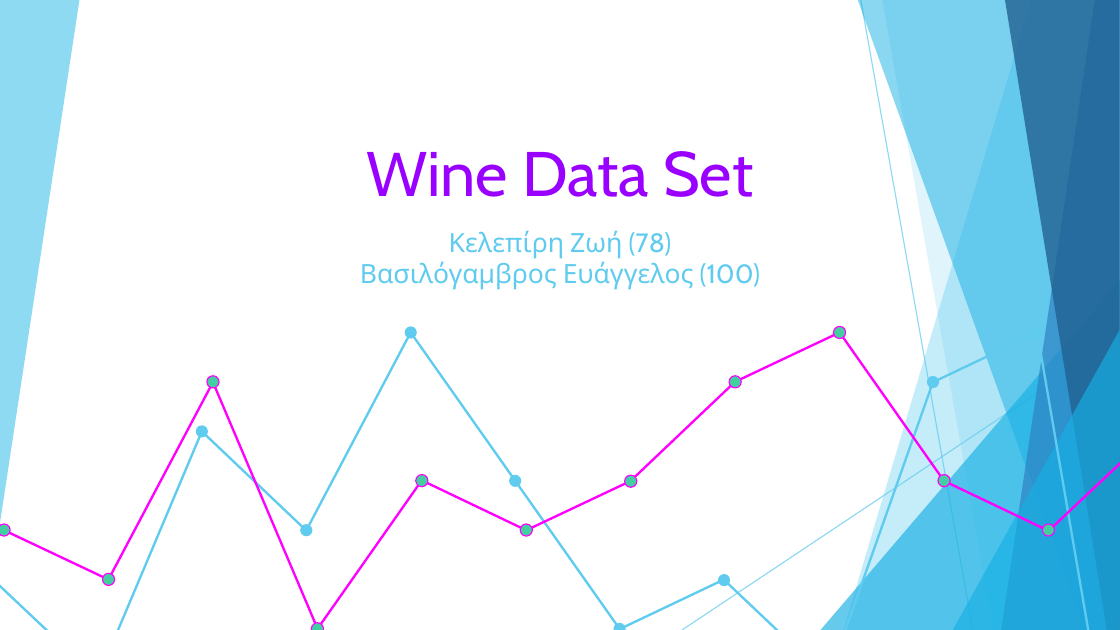
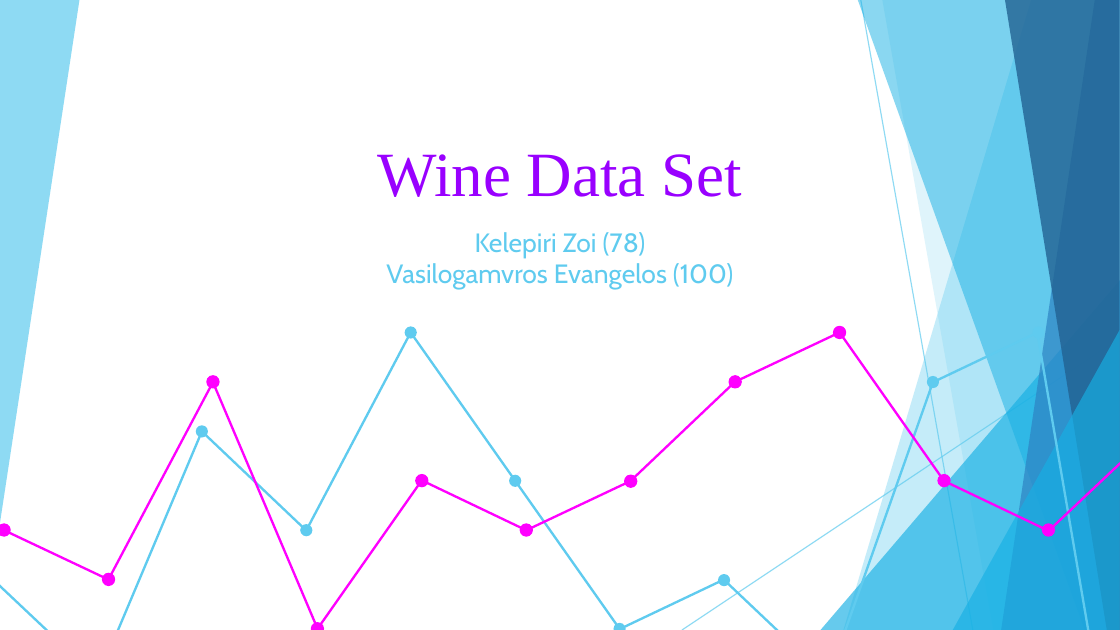
Before and after one commit to zoekelepiri/WineDataPrediction, a slide deck: slide 1 of Wine Data Set.pptx. Drawn at 1120x630 pixels with LibreOffice and Linux fonts; fonts in the diff are those of the drawing. Boxes give left, top, right and bottom in pixels: in the first picture for what was removed or moved away, otherwise in the second. Text is boxed around its words. In the diff, an @@ line names an element or a change of style, - is before the commit and + after.

Commit message:
wine data set updated

```diff
--- a/Wine Data Set.pptx
+++ b/Wine Data Set.pptx
@@ title "Wine Data Set" at box(377, 154, 742, 197): font Cabin to Times New Roman @@
@@ subtitle at box(386, 232, 733, 289): text changed @@
-Κελεπίρη Ζωή (78)
-Βασιλόγαμβρος Ευάγγελος (100)
+Kelepiri Zoi (78)
+Vasilogamvros Evangelos (100)
@@ fill #42D0A2 to #FF00FF in 11 elements at box(1043, 524, 1055, 536), box(937, 475, 950, 487), box(833, 326, 846, 338), box(729, 376, 741, 389), box(625, 475, 637, 487), box(520, 524, 532, 536), box(416, 475, 428, 487), box(311, 623, 324, 630), box(207, 376, 220, 389), box(102, 573, 114, 586), box(0, 524, 10, 536) @@
```
Also in this commit, not shown: 12 other slides changed, 21 slides added, 39 slides removed, 12 other files.
